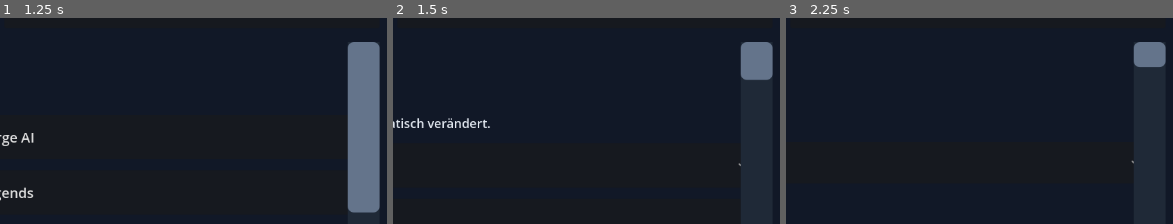
Above: before the commit, frames 1-3 (left to right).
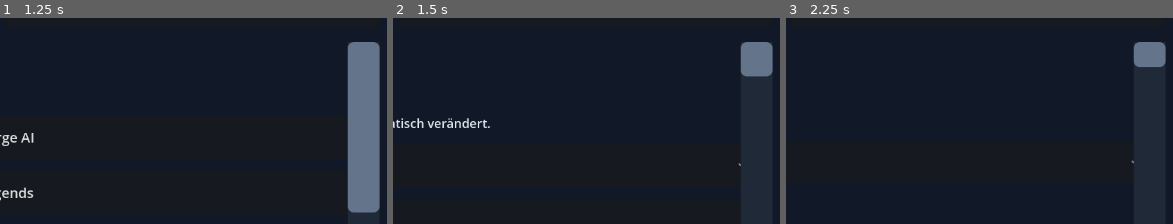
Above: after the commit, the same moments.

Repository: xynewageyx/GameForge-AI
Game: Godot game, scene res://app/dashboard.tscn
The game is run twice, just before and just after one commit, with the same random seed, the same clock (stepped at 60 frames per second) and the same inputs.
Inputs:
- Up to frame 1 (1.25 s): click "Projekte" at 0.5 s
- Up to frame 2 (1.5 s): click "KI-Chat" at 1.25 s
- Up to frame 3 (2.25 s): click "Code" at 2 s
The pictures show only the part of the screen within x 50-100%, y 42-92%; the shares and areas given below are measured in that part.

Frame 1 is identical in both runs. In frame 2, 0.2% of the frame differs, in the area x 89-99%, y 26-31%; in frame 3, nothing differs.

Commit message:
Expose separate short AI chat probe and clear local authentication status in Android UI

Diff:
--- a/app/dashboard.gd
+++ b/app/dashboard.gd
@@ -56,6 +56,8 @@
 var ai_send_button: Button
 var ai_diagnostic_button: Button
 var ai_diagnostic_label: Label
+var ai_chat_test_button: Button
+var ai_chat_test_label: Label
 var ai_history: Array = []
 var ai_display_text: String = ""
 var ai_pending_prompt: String = ""
@@ -101,6 +103,7 @@
     add_child(ai_service)
     ai_service.connect("answered", Callable(self, "_on_ai_answered"))
     ai_service.connect("diagnosed", Callable(self, "_on_ai_diagnosed"))
+    ai_service.connect("chat_tested", Callable(self, "_on_ai_chat_tested"))
     _build_ui()
 
 func _build_ui() -> void:
@@ -230,6 +233,7 @@
         _remember_ai_draft()
     if selected_tab == "KI-Chat" and tab != selected_tab:
         ai_service.call("cancel_diagnosis")
+        ai_service.call("cancel_chat_test")
         _cancel_ai_request()
         _clear_ai_key()
     _cancel_build_confirmation()
@@ -275,6 +279,7 @@
         analysis_source_snapshot.clear()
         _cancel_ai_request()
         ai_service.call("cancel_diagnosis")
+        ai_service.call("cancel_chat_test")
         _clear_ai_key()
         ai_history.clear()
         ai_display_text = ""
@@ -799,10 +804,15 @@
 
 func _on_ai_provider_selected(index: int) -> void:
     ai_service.call("cancel_diagnosis")
+    ai_service.call("cancel_chat_test")
     if ai_diagnostic_button != null and is_instance_valid(ai_diagnostic_button):
         ai_diagnostic_button.disabled = false
     if ai_diagnostic_label != null and is_instance_valid(ai_diagnostic_label):
         ai_diagnostic_label.text = "Verbindung noch nicht geprüft."
+    if ai_chat_test_button != null and is_instance_valid(ai_chat_test_button):
+        ai_chat_test_button.disabled = false
+    if ai_chat_test_label != null and is_instance_valid(ai_chat_test_label):
+        ai_chat_test_label.text = "Chat-Test noch nicht durchgeführt."
     ai_active_provider = "omniroute" if index == 0 else "gemini"
     ai_selected_model = "auto/coding" if index == 0 else "gemini-2.5-flash"
     if ai_model_input != null and is_instance_valid(ai_model_input):
@@ -825,7 +835,7 @@
 func _test_ai_connection() -> void:
     if selected_tab != "KI-Chat" or ai_key_input == null or not is_instance_valid(ai_key_input):
         return
-    if ai_service.call("is_busy") or ai_service.call("is_diagnosing"):
+    if ai_service.call("is_busy") or ai_service.call("is_diagnosing") or ai_service.call("is_testing_chat"):
         status.text = "Bitte laufende KI-Anfrage zuerst abschließen."
         return
     var key := ai_key_input.text.strip_edges()
@@ -856,6 +866,34 @@
     else:
         status.text = "KI-Verbindungstest fehlgeschlagen."
 
+func _test_ai_chat() -> void:
+    if selected_tab != "KI-Chat" or ai_key_input == null or not is_instance_valid(ai_key_input):
+        return
+    if ai_service.call("is_busy") or ai_service.call("is_diagnosing") or ai_service.call("is_testing_chat"):
+        status.text = "Eine KI-Anfrage ist noch aktiv."
+        return
+    var model := ai_model_input.text.strip_edges()
+    var key := ai_key_input.text.strip_edges()
+    if ai_active_provider == "gemini" and key.is_empty():
+        status.text = "Für den Gemini-Chat-Test ist ein API-Schlüssel notwendig."
+        return
+    var err: int = ai_service.call("test_chat", ai_active_provider, model, key)
+    if err != OK:
+        status.text = "KI-Chat-Test konnte nicht starten (" + str(err) + ")."
+        return
+    ai_chat_test_button.disabled = true
+    ai_chat_test_label.text = "Kurze Testnachricht wird gesendet; mögliche Provider-Kontingentnutzung..."
+    status.text = "Echte KI-Testantwort wird geprüft..."
+
+func _on_ai_chat_tested(success: bool, details: String) -> void:
+    if selected_tab != "KI-Chat":
+        return
+    if ai_chat_test_button != null and is_instance_valid(ai_chat_test_button):
+        ai_chat_test_button.disabled = false
+    if ai_chat_test_label != null and is_instance_valid(ai_chat_test_label):
+        ai_chat_test_label.text = details
+    status.text = "KI-Testantwort erfolgreich empfangen." if success else "KI-Chat-Test fehlgeschlagen."
+
 func _send_ai_message() -> void:
     if ai_message_input == null or not is_instance_valid(ai_message_input):
         return
@@ -864,7 +902,7 @@
         ai_message_input.text = ""
 
 func _start_ai_request(message: String, is_analysis: bool, display_message: String) -> bool:
-    if selected_tab != "KI-Chat" or ai_service.call("is_busy"):
+    if selected_tab != "KI-Chat" or ai_service.call("is_busy") or ai_service.call("is_diagnosing") or ai_service.call("is_testing_chat"):
         status.text = "Es läuft bereits eine KI-Anfrage."
         return false
     var model := ai_model_input.text.strip_edges()
@@ -1342,6 +1380,18 @@
             ai_diagnostic_label.autowrap_mode = TextServer.AUTOWRAP_WORD_SMART
             ai_diagnostic_label.add_theme_font_size_override("font_size", 18)
             content.add_child(ai_diagnostic_label)
+            _add_label("Echten Chat-Endpunkt getrennt testen (sendet nur einen kurzen OK-Test; kann Provider-Kontingent verbrauchen)", 18)
+            ai_chat_test_button = Button.new()
+            ai_chat_test_button.text = "Kurze KI-Testantwort anfordern"
+            ai_chat_test_button.custom_minimum_size.y = 72
+            ai_chat_test_button.disabled = ai_service.call("is_busy") or ai_service.call("is_diagnosing") or ai_service.call("is_testing_chat")
+            ai_chat_test_button.pressed.connect(_test_ai_chat)
+            content.add_child(ai_chat_test_button)
+            ai_chat_test_label = Label.new()
+            ai_chat_test_label.text = "Noch kein Chat-Test durchgeführt. Keine Projektdateien werden übertragen."
+            ai_chat_test_label.autowrap_mode = TextServer.AUTOWRAP_WORD_SMART
+            ai_chat_test_label.add_theme_font_size_override("font_size", 18)
+            content.add_child(ai_chat_test_label)
             ai_chat_log = TextEdit.new()
             ai_chat_log.custom_minimum_size.y = 360
             ai_chat_log.size_flags_horizontal = Control.SIZE_EXPAND_FILL
